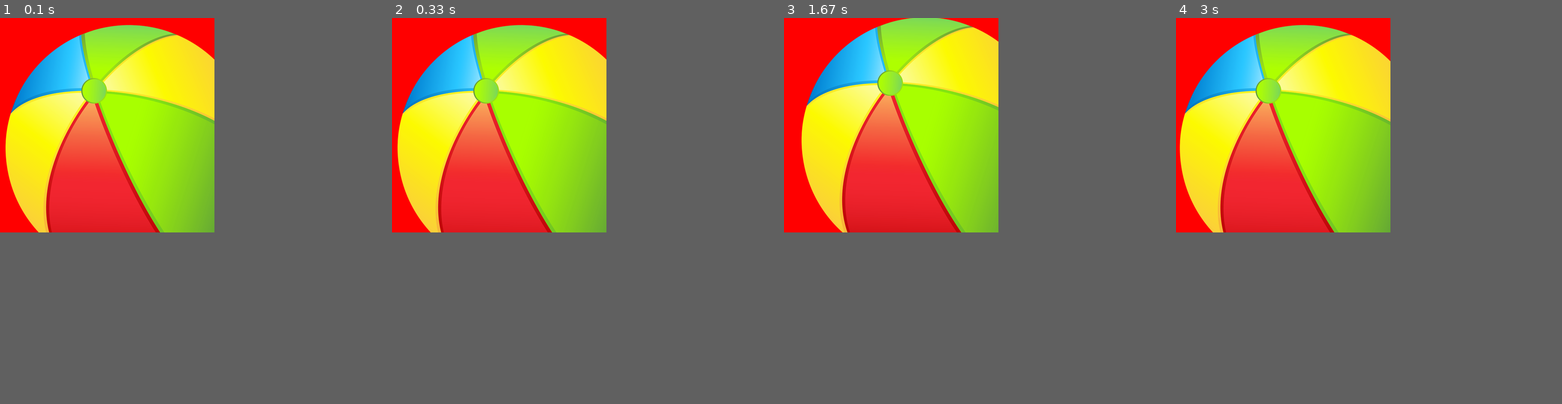
Above: before the commit, frames 1-4 (left to right).
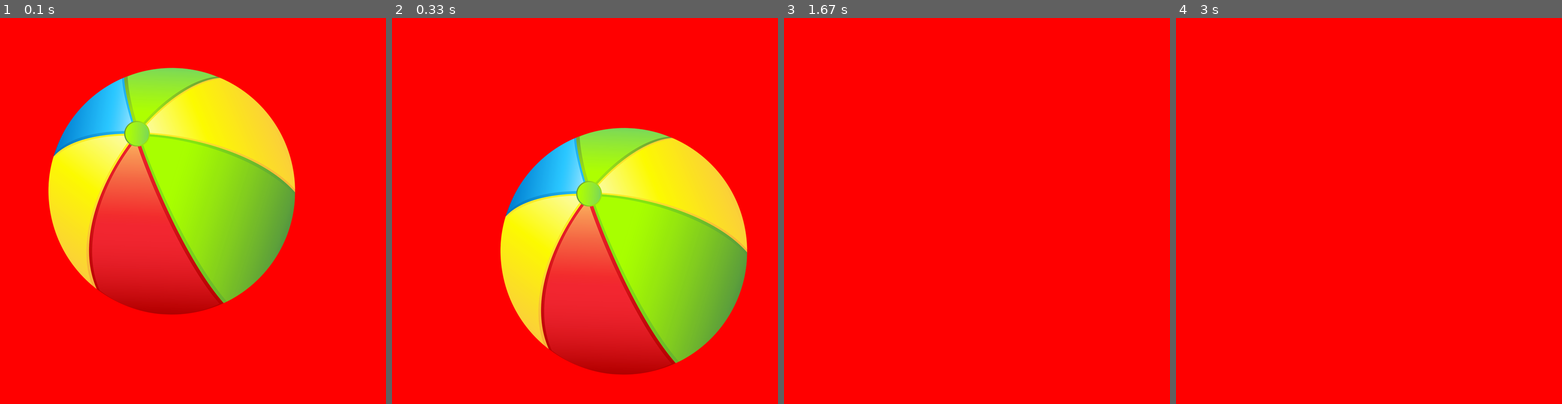
Above: after the commit, the same moments.

Repository: bogdns/bin_project
Game: pygame game, started from pygametutor.py
The game is run twice, just before and just after one commit, with the same random seed, the same clock (stepped at 60 frames per second) and the same inputs.
Inputs:
- Up to frame 1 (0.1 s): no input
- Up to frame 2 (0.33 s): no input
- Up to frame 3 (1.67 s): hold Right 0.33-0.8 s; hold Up 0.83-1.13 s
- Up to frame 4 (3 s): hold Left 1.67-2.2 s; hold Down 2.23-2.53 s
In our replay, the window is 500x500 before the commit and 900x900 after it. These sizes can differ from the game's own. Grey fills any space a smaller window leaves; there, only what the larger window draws over its background counts as a difference.

The runs differ from the first frame. In frame 1, 39% of the frame differs, in the area x 1-77%, y 1-77%; in frame 2, 53%, in the area x 1-93%, y 1-93%; in frame 3, 25%; in frame 4, 26%.

Commit message:
some adds

Diff:
--- a/pygametutor.py
+++ b/pygametutor.py
@@ -1,8 +1,8 @@
 import pygame
 
 # создание окна
-width = 500
-height = 500
+width = 900
+height = 900
 window = pygame.display.set_mode((width, height))  # окно самого pygame
 pygame.init()  # инициализация библиотеки
 pygame.display.set_caption("Name of game")  # название игры на окне
@@ -13,14 +13,14 @@
 playerImg = pygame.image.load("a2f3b680ae0498546d10a563c4a1e18d.png")
 playerX = 0
 playerY = 0
-
+speed = 10
 
 def player(x, y):
     window.blit(playerImg, (x, y))  # обьединение картинки и ее расположение на экране
 
 
 def run_game():
-    global playerY, playerX
+    global playerY, playerX, speed
     while True:
         for event in pygame.event.get():  # проверка действий в pygame
             if event.type == pygame.QUIT:  # если нажата кнопка X (quit)
@@ -28,14 +28,19 @@
                 quit()
         key = pygame.key.get_pressed()  # запоминает какая кнопка нажата
         if key[pygame.K_DOWN]:  # если нажата кнопка вниз
-            playerY += 1
+            playerY += speed
         if key[pygame.K_UP]:  # если нажата кнопка вверх
-            playerY -= 1
+            playerY -= speed
         if key[pygame.K_LEFT]:  # если нажата кнопка влево
-            playerX -= 1
+            playerX -= speed
         if key[pygame.K_RIGHT]:  # если нажата кнопка вправо
-            playerX += 1
-
+            playerX += speed
+        playerY += speed
+        playerX += speed
+        if (playerY or playerX) > 900 or (playerY or playerX) < 0:
+            speed = -speed
+        elif speed < 0:
+            speed = -speed
         window.fill(pygame.Color("red"))  # заполнение всего окна красным цветом
         player(playerX, playerY)
         pygame.display.update()  # обновление дисплея
